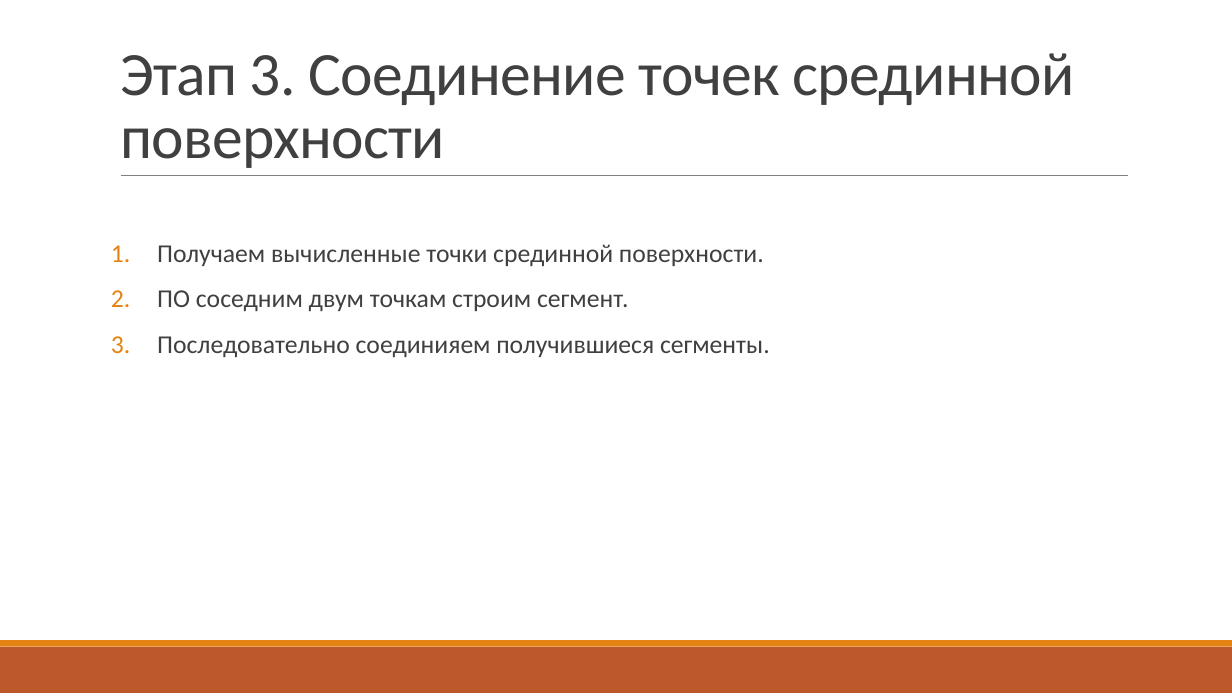
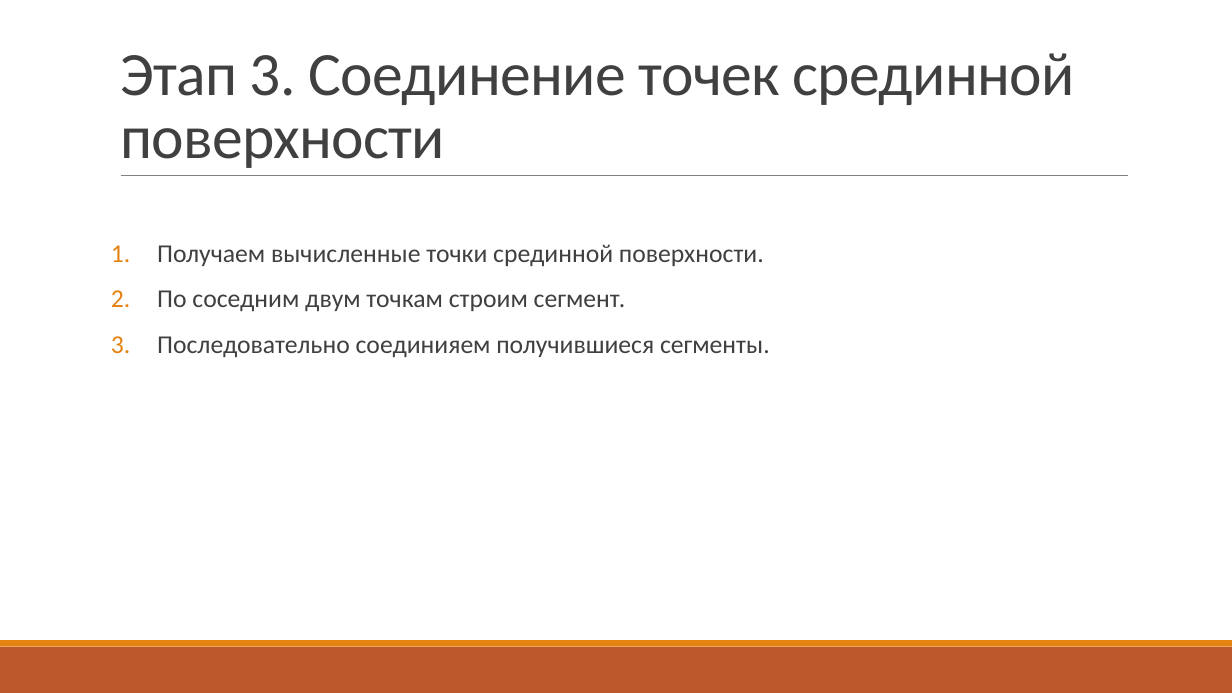
Before and after one commit to UNN-ITMM-AI381607m/middle-surface-proj, a slide deck: slide 14 of doc/publication/презентация.pptx (slide 11 before the commit). Drawn at 1232x693 pixels with LibreOffice and Linux fonts; fonts in the diff are those of the drawing. Boxes give left, top, right and bottom in pixels: in the first picture for what was removed or moved away, otherwise in the second. Text is boxed around its words. In the diff, an @@ line names an element or a change of style, - is before the commit and + after.

```diff
--- a/doc/publication/презентация.pptx
+++ b/doc/publication/презентация.pptx
@@ text at [157,290,626,312]: text changed @@
-2. ПО соседним двум точкам строим сегмент.
+2. По соседним двум точкам строим сегмент.
```
Also in this commit, not shown: 3 other slides changed, 3 slides added.
